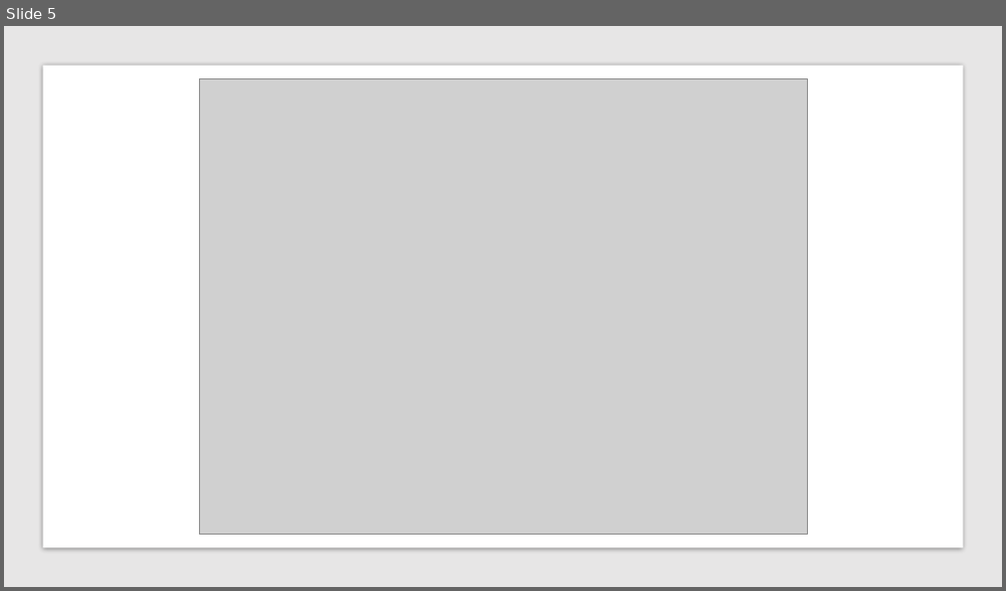
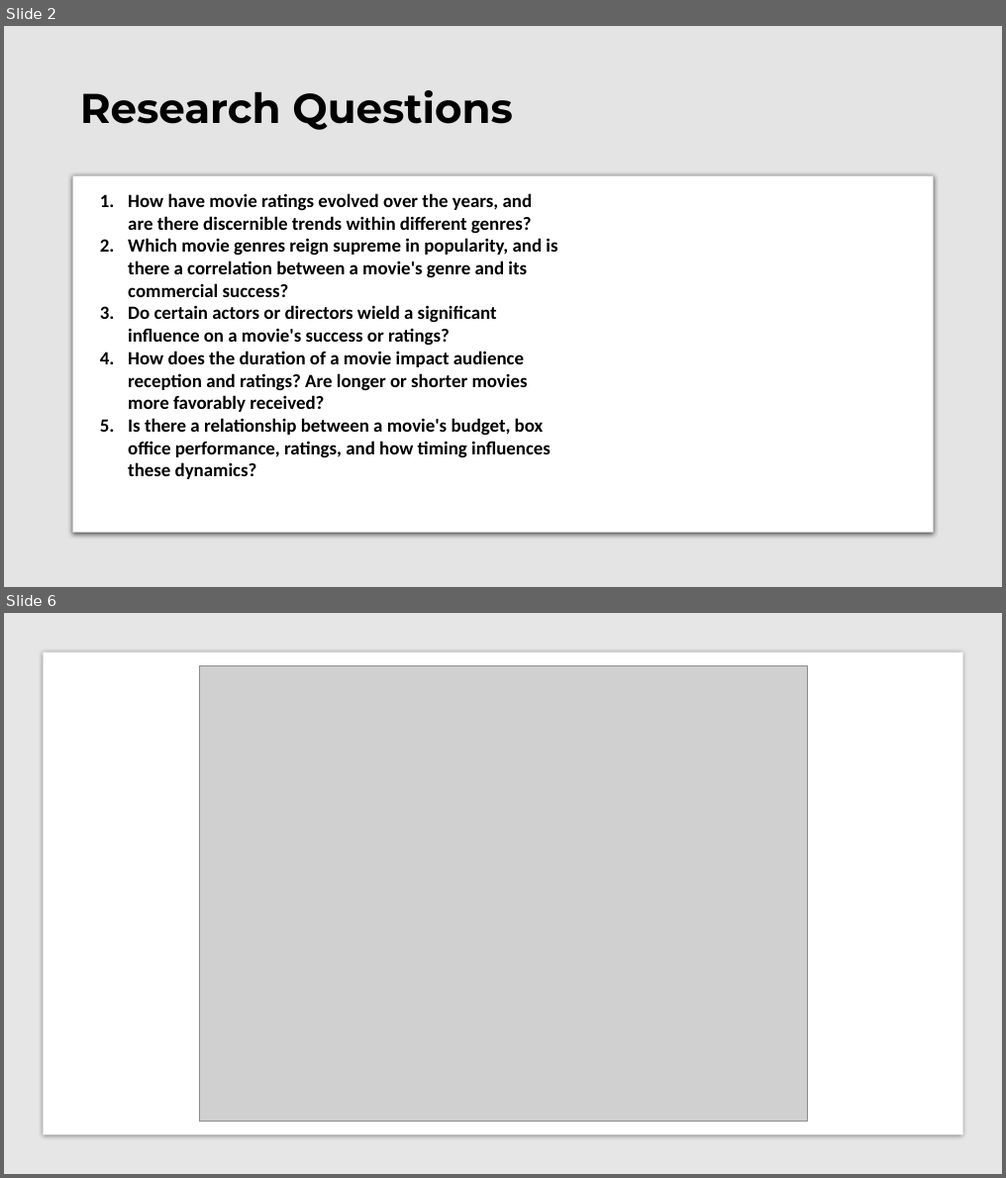
Before and after one commit to AnyasorG/project1_group4, a slide deck: Project1_Presentation.pptx. Shown one above the other, each under a label of ours: slide 5 before the commit, slides 2 and 6 after it; the slides between them are not shown. The pictures are 1006x591 and 1006x1178 pixels, drawn with LibreOffice and Linux fonts; fonts in the diff are those of the drawing; grey boxes stand for pictures. Boxes give left, top, right and bottom in pixels: in the first picture for what was removed or moved away, otherwise in the second. Text is boxed around its words. In the diff, an @@ line names an element or a change of style, - is before the commit and + after.

```diff
--- a/Project1_Presentation.pptx
+++ b/Project1_Presentation.pptx
@@ slide 2 added at (4, 26, 1002, 587), background #FFFFFF @@
@@ rectangle added at (4, 26, 1002, 587), fill #D9D9D9 at 70% opacity @@
@@ title added at (73, 56, 934, 165), 40 pt, text #000000, bold @@
+Research Questions
@@ rounded rectangle added at (73, 175, 934, 533), fill #FFFFFF, outline #C8CACA 0.75 pt @@
@@ text added at (128, 193, 557, 479), 18 pt, text #000000, bold @@
+1. How have movie ratings evolved over the years, and are there discernible trends within different genres?
+2. Which movie genres reign supreme in popularity, and is there a correlation between a movie's genre and its commercial success?
+3. Do certain actors or directors wield a significant influence on a movie's success or ratings?
+4. How does the duration of a movie impact audience reception and ratings? Are longer or shorter movies more favorably received?
+5. Is there a relationship between a movie's budget, box office performance, ratings, and how timing influences these dynamics?
@@ what was slide 5 is now slide 6 @@
```
Also in this commit, not shown: 7 slides changed, 1 other slide added, 1 slide removed, 5 other files.
